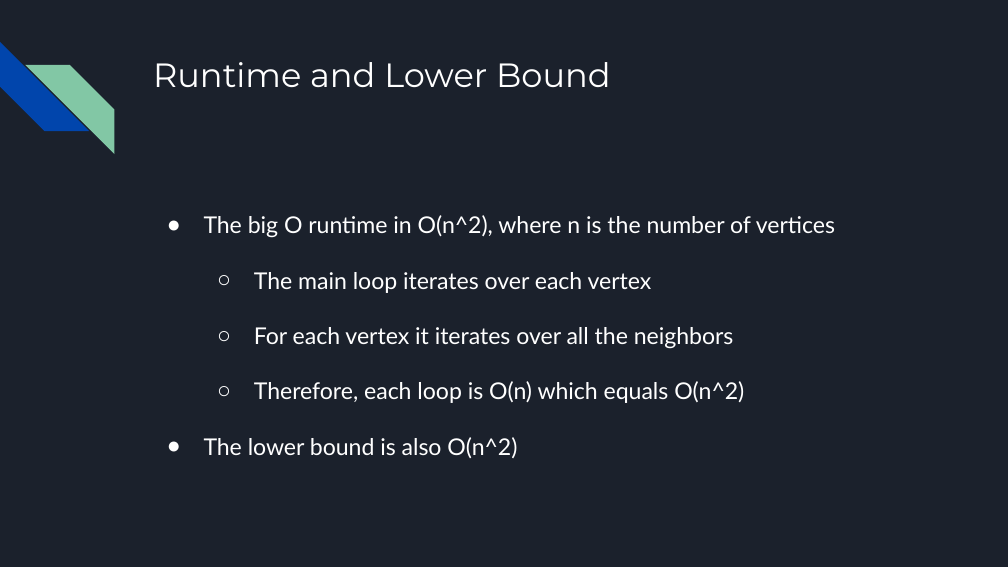
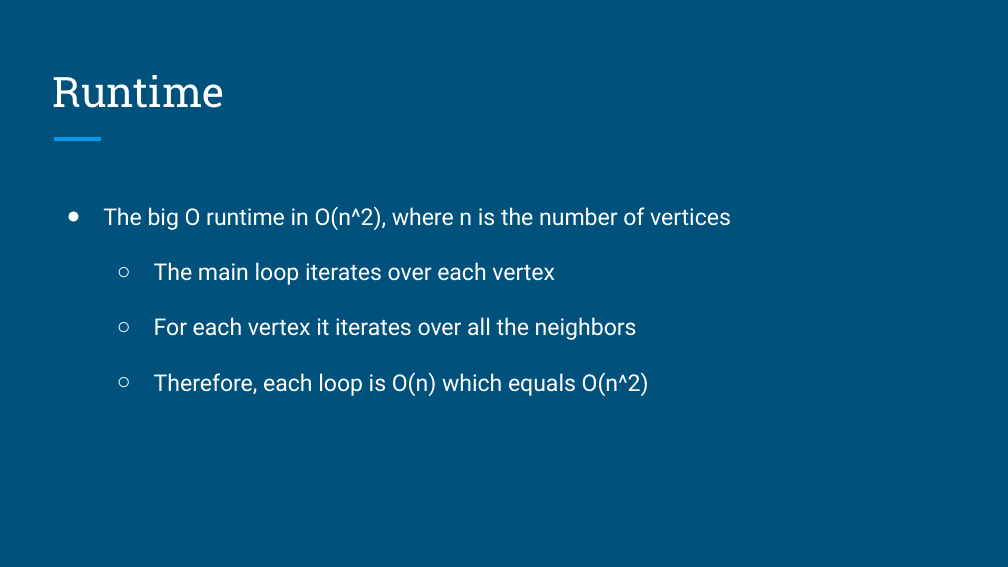
Before and after one commit to yehunj/np-project, a slide deck: slide 5 of presentations/Approximate Solution.pptx. Drawn at 1008x567 pixels with LibreOffice and Linux fonts; fonts in the diff are those of the drawing. Boxes give left, top, right and bottom in pixels: in the first picture for what was removed or moved away, otherwise in the second. Text is boxed around its words. In the diff, an @@ line names an element or a change of style, - is before the commit and + after.

Commit message:
Added the updated presentations

```diff
--- a/presentations/Approximate Solution.pptx
+++ b/presentations/Approximate Solution.pptx
@@ background #1B212C to #00517C @@
@@ diag stripe removed at (0,42,89,131) @@
@@ title "Runtime" at (53,75,224,108): vertical alignment top to bottom @@
@@ diag stripe removed at (25,65,114,153) @@
@@ title at (53,75,224,108): text changed; size 24 to 30 pt; font Montserrat to Roboto Slab @@
-Runtime and Lower Bound
+Runtime
@@ line added from (54, 139) to (101, 139), #039BE5 3 pt @@
@@ text "The big O runtime in ...": place and size @@
-text "The big O runtime in ..." at (204,215,835,458)
+text "The big O runtime in ..." at (103,206,731,396)
@@ text "The big O runtime in ..." at (103,206,731,396): font Lato to Roboto @@
@@ text at (204,437,517,458): paragraph removed @@
-● The lower bound is also O(n^2)
```
Also in this commit, not shown: 5 other slides changed, 2 other files.
